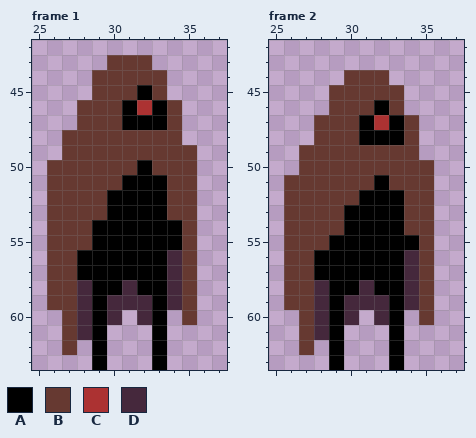
One commit to this pixel-art file: ZEROSECTOR/Assets/LSW/99. Assets/vagabond/assets/aseprite-files/vagabond-idle.aseprite. This is how it looked before the edit.
64x64 pixels, 2 frames. Shown: frame 1: x 25..37, y 42..63; frame 2: x 25..37, y 42..63.
Palette (. is transparent): A #000000  B #663931  C #ac3232  D #45283c
Pixels before, frame 1, first column x 26:
43 ....BBB...
44 ...BBBBB..
45 ...BBBAB..
46 ..BBBACAB.
47 ..BBBAAAB.
48 .BBBBBBBB.
49 .BBBBBBBBB
50 BBBBBBABBB
51 BBBBBAAABB
52 BBBBAAAABB
53 BBBBAAAABB
54 BBBAAAAAAB
55 BBBAAAAAAB
56 BBAAAAAADB
57 BBAAAAAADB
58 BBDAADAADB
59 BBDADDDADB
60 .BDAD.DA.B
61 .BDA...A..
62 .B.A...A..
63 ...A...A..
Pixels before, frame 2, first column x 26:
44 ....BBB...
45 ...BBBBB..
46 ...BBBAB..
47 ..BBBACAB.
48 ..BBBAAAB.
49 .BBBBBBBB.
50 .BBBBBBBBB
51 BBBBBBABBB
52 BBBBBAAABB
53 BBBBAAAABB
54 BBBBAAAABB
55 BBBAAAAAAB
56 BBAAAAAADB
57 BBAAAAAADB
58 BBDAADAADB
59 BBDADDDADB
60 .BDAD.DA.B
61 .BDA...A..
62 .B.A...A..
63 ...A...A..
The same view after the edit:
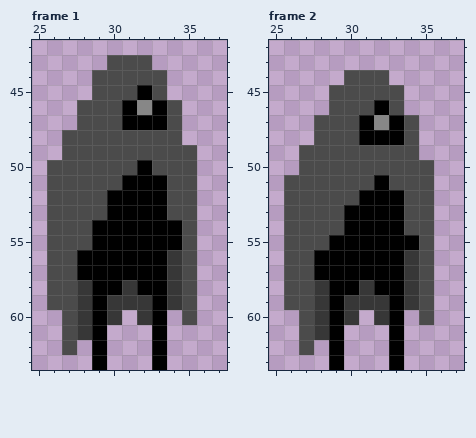
Changes in this commit:
Colour B changes from #663931 to #4b4b4b.
Colour C changes from #ac3232 to #878787.
Colour D changes from #45283c to #373737.
Changed places in both pictures, as pixel boxes (x1, y1, x2, y2):
changed: (47, 55, 197, 355)
changed: (284, 70, 434, 355)
